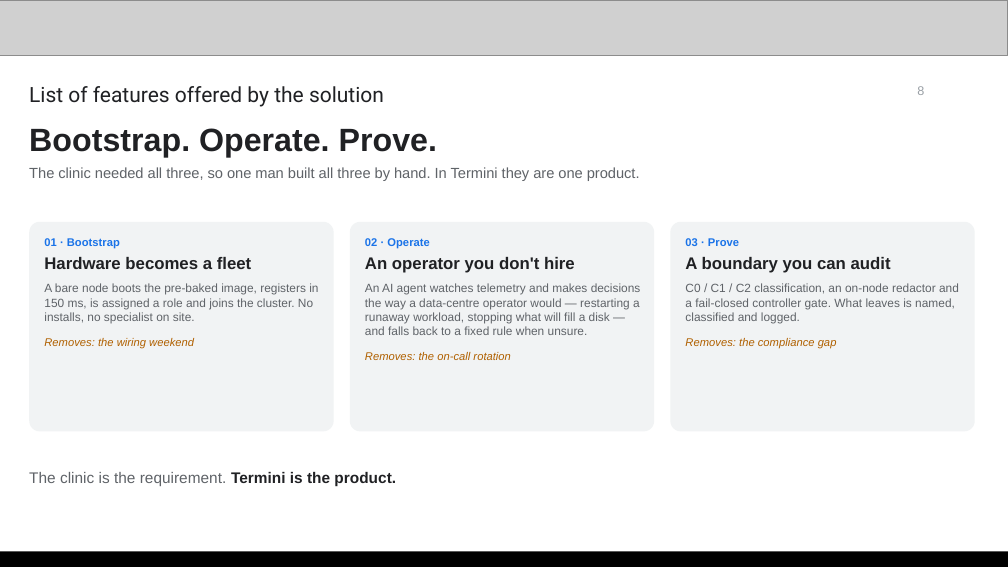
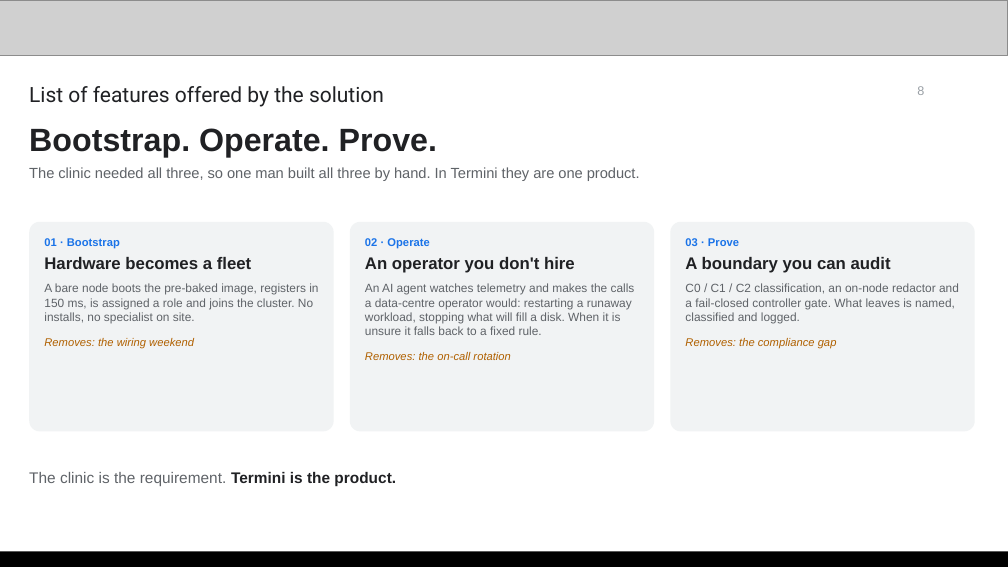
Before and after one commit to yanksyoon/termini, a slide deck: slide 8 of deck/v3/termini-deck-v3.pptx. Drawn at 1008x567 pixels with LibreOffice and Linux fonts; fonts in the diff are those of the drawing; grey boxes stand for pictures. Boxes give left, top, right and bottom in pixels: in the first picture for what was removed or moved away, otherwise in the second. Text is boxed around its words. In the diff, an @@ line names an element or a change of style, - is before the commit and + after.

```diff
--- a/deck/v3/termini-deck-v3.pptx
+++ b/deck/v3/termini-deck-v3.pptx
@@ text in rounded rectangle at [365, 283, 635, 335]: text changed @@
-An AI agent watches telemetry and makes decisions the way a data-centre operator would — restarting a runaway workload, stopping what will fill a disk — and falls back to a fixed rule when unsure.
+An AI agent watches telemetry and makes the calls a data-centre operator would: restarting a runaway workload, stopping what will fill a disk. When it is unsure it falls back to a fixed rule.
```
Also in this commit, not shown: 15 other slides changed, 2 other files.
